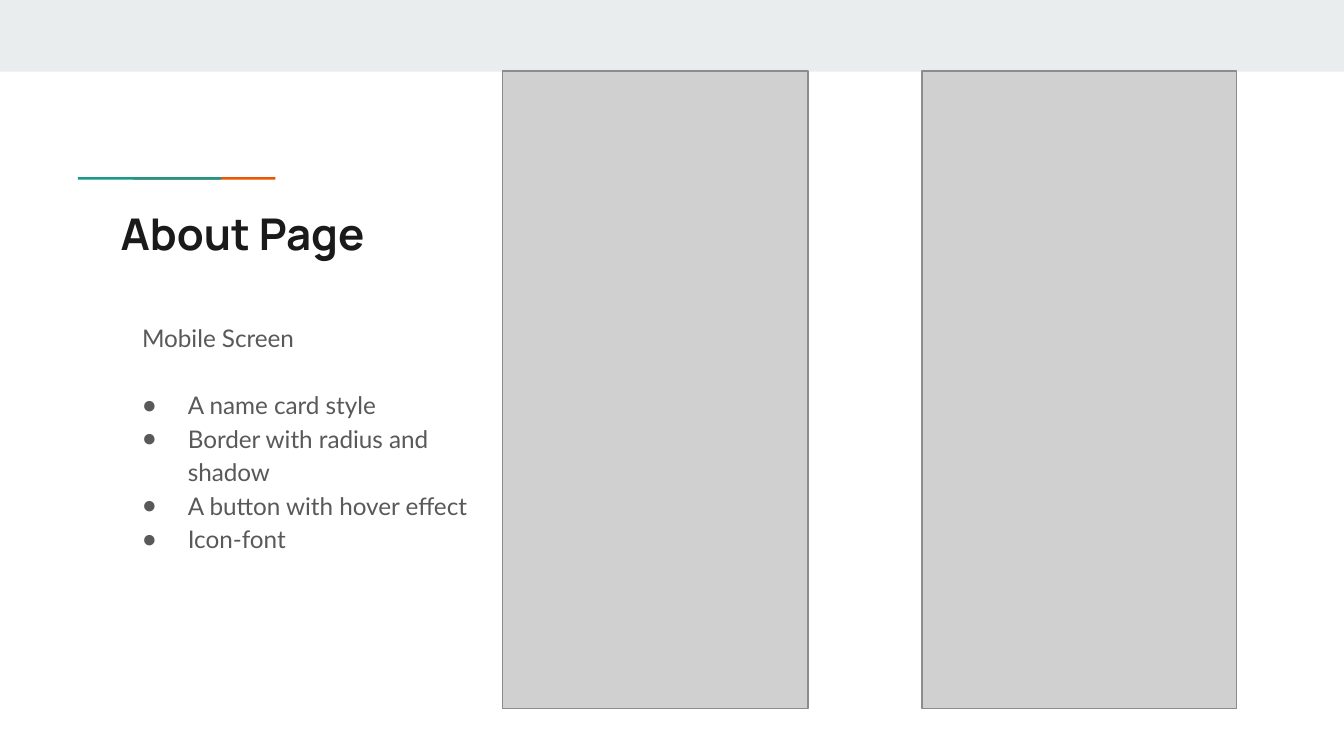
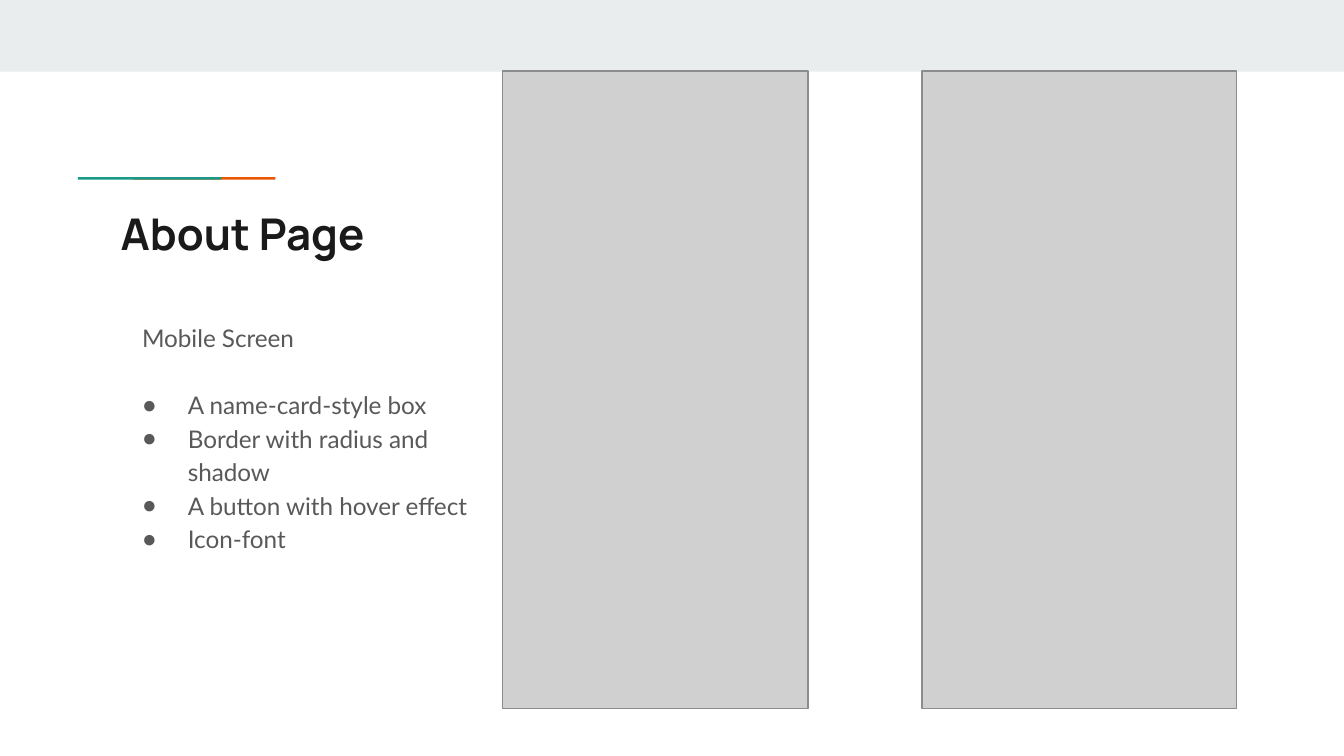
Before and after one commit to Jazz0006/Jazz0006.github.io, a slide deck: slide 10 of ppt/Slide.pptx. Drawn at 1344x756 pixels with LibreOffice and Linux fonts; fonts in the diff are those of the drawing; grey boxes stand for pictures. Boxes give left, top, right and bottom in pixels: in the first picture for what was removed or moved away, otherwise in the second. Text is boxed around its words. In the diff, an @@ line names an element or a change of style, - is before the commit and + after.

```diff
--- a/ppt/Slide.pptx
+++ b/ppt/Slide.pptx
@@ text at (188, 396, 427, 418): text changed @@
-● A name card style
+● A name-card-style box
```
Also in this commit, not shown: 5 other slides changed, 1 slide added, 1 slide removed, 12 other files.
